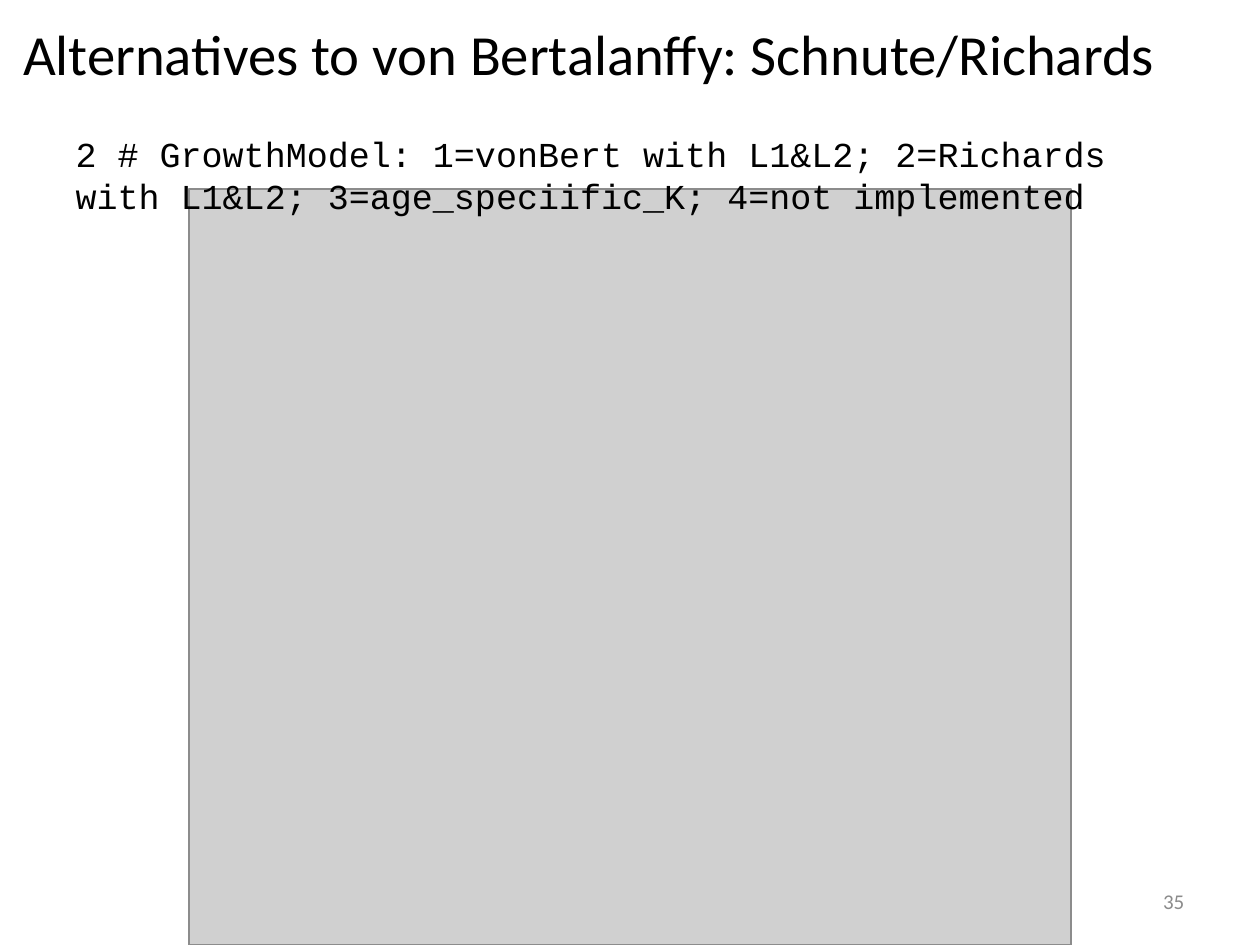
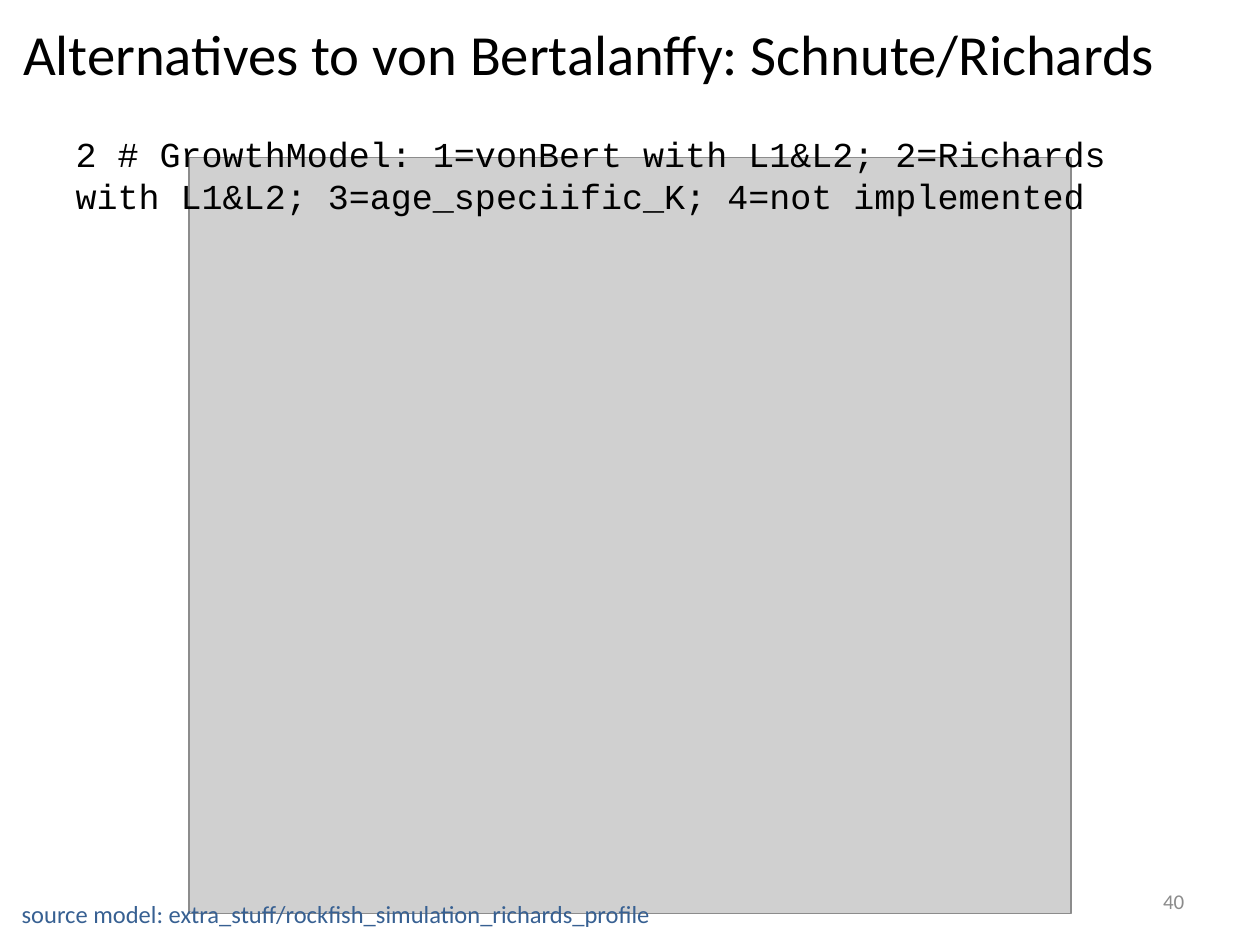
Before and after one commit to iantaylor-NOAA/SSgrowth, a slide deck: slide 40 of Modeling growth in SS.pptx (slide 35 before the commit). Drawn at 1260x945 pixels with LibreOffice and Linux fonts; fonts in the diff are those of the drawing; grey boxes stand for pictures. Boxes give left, top, right and bottom in pixels: in the first picture for what was removed or moved away, otherwise in the second. Text is boxed around its words. In the diff, an @@ line names an element or a change of style, - is before the commit and + after.

```diff
--- a/Modeling growth in SS.pptx
+++ b/Modeling growth in SS.pptx
@@ picture: place and size @@
-picture at bbox=[189, 189, 1071, 945]
+picture at bbox=[189, 158, 1071, 914]
@@ page number at bbox=[1163, 895, 1184, 909]: text changed @@
-35
+40
@@ text added at bbox=[22, 903, 650, 929], 14 pt, text #376092 @@
+source model: extra_stuff/rockfish_simulation_richards_profile
```
Also in this commit, not shown: 10 other slides changed, 9 slides added, 20 other files.
